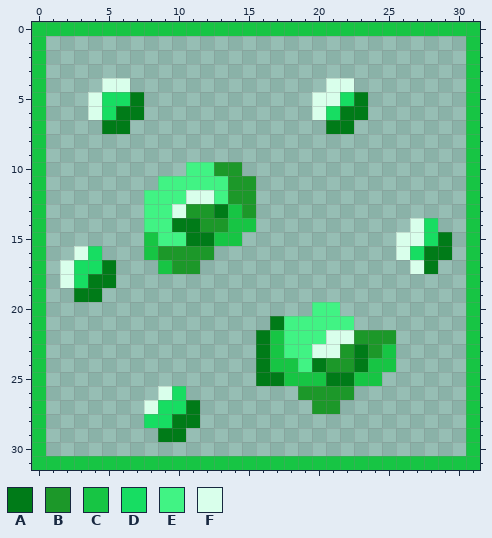
Pixel-art sprite -- Emissive Ore Borders/assets/minecraft/optifine/ctm/emeraldore/0_e.png. This is how it looked before the edit.
The file is 32x32 pixels.
Palette (. is transparent): A #007b18  B #1c9829  C #17c544  D #17dd62  E #41f384  F #d9ffeb
Pixels before, first column x 0:
 0 CCCCCCCCCCCCCCCCCCCCCCCCCCCCCCCC
 1 C..............................C
 2 C..............................C
 3 C..............................C
 4 C....FF..............FF........C
 5 C...FDDA............FFDA.......C
 6 C...FDAA............FDAA.......C
 7 C....AA..............AA........C
 8 C..............................C
 9 C..............................C
10 C..........EEBB................C
11 C........EEEEEBB...............C
12 C.......EEEFFEBB...............C
13 C.......EEFBBACB...............C
14 C.......EEAABBCC...........FD..C
15 C.......CEEAACC...........FFDA.C
16 C..FD...CBBBB.............FDAA.C
17 C.FDDA...CBB...............FA..C
18 C.FDAA.........................C
19 C..AA..........................C
20 C...................EE.........C
21 C................AEEEEE........C
22 C...............ACEEEFFBBB.....C
23 C...............ACEEFFBABC.....C
24 C...............ACCEABBACC.....C
25 C...............AACCCAACC......C
26 C........FD........BBBB........C
27 C.......FDDA........BB.........C
28 C.......DDAA...................C
29 C........AA....................C
30 C..............................C
31 CCCCCCCCCCCCCCCCCCCCCCCCCCCCCCCC
After:
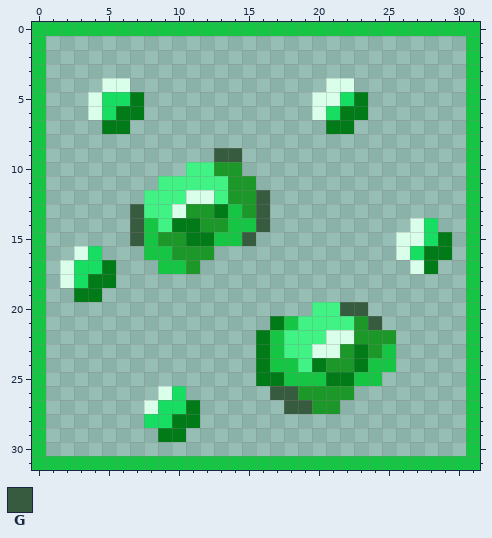
Colours new in this view: G #375b3e
The edit:
{"y":9,"x":13,"old":"..","new":"GG"}
{"y":12,"x":16,"old":".","new":"G"}
{"y":13,"x":7,"old":".","new":"G"}
{"y":13,"x":16,"old":".","new":"G"}
{"y":14,"x":7,"old":".E","new":"GC"}
{"y":14,"x":16,"old":".","new":"G"}
{"y":15,"x":7,"old":".","new":"G"}
{"y":15,"x":9,"old":"EE","new":"BB"}
{"y":15,"x":15,"old":".","new":"G"}
{"y":16,"x":9,"old":"B","new":"C"}
{"y":17,"x":10,"old":"B","new":"C"}
{"y":20,"x":22,"old":"..","new":"GG"}
{"y":21,"x":18,"old":"E","new":"C"}
{"y":21,"x":23,"old":"..","new":"BG"}
{"y":26,"x":17,"old":"..","new":"GG"}
{"y":27,"x":18,"old":"..","new":"GG"}
